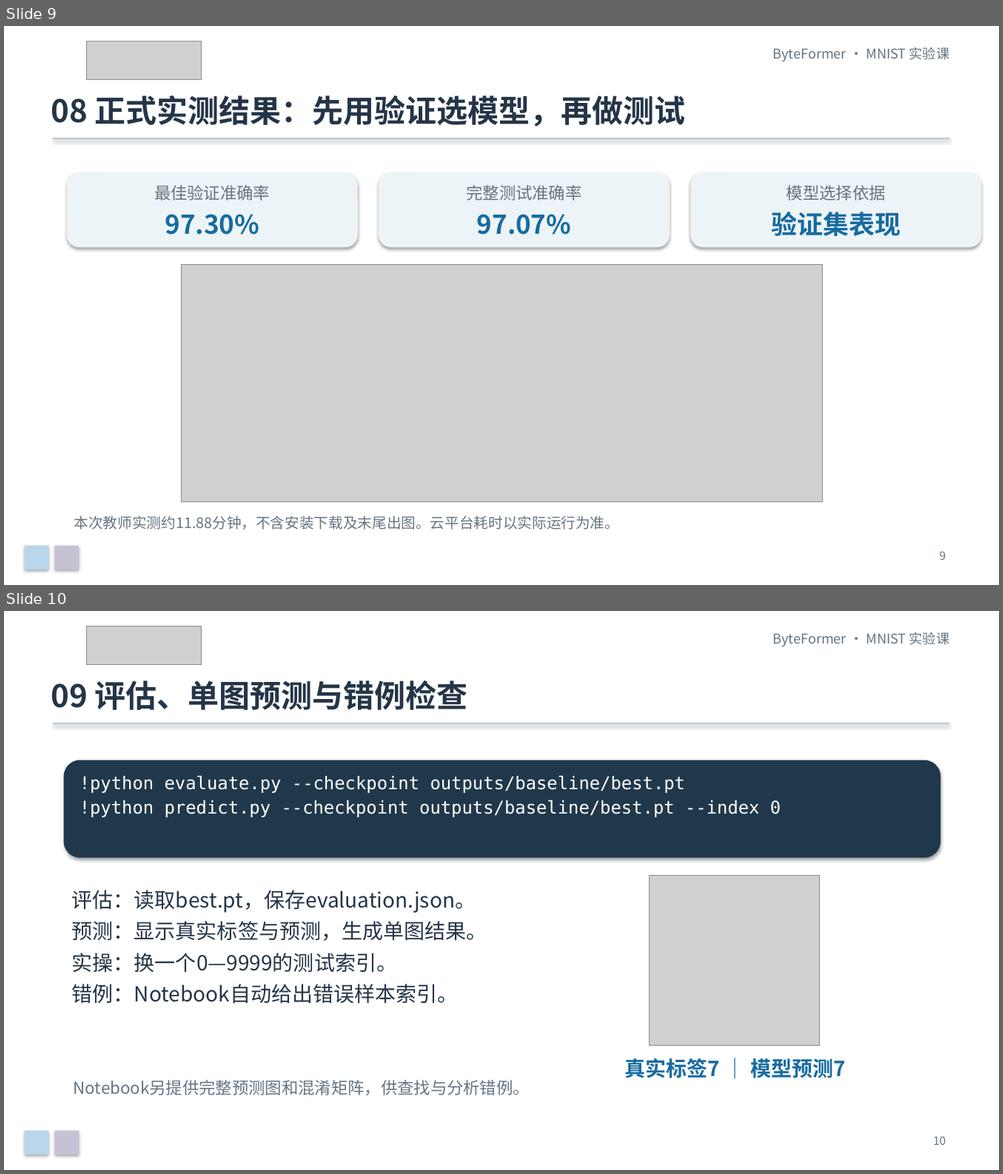
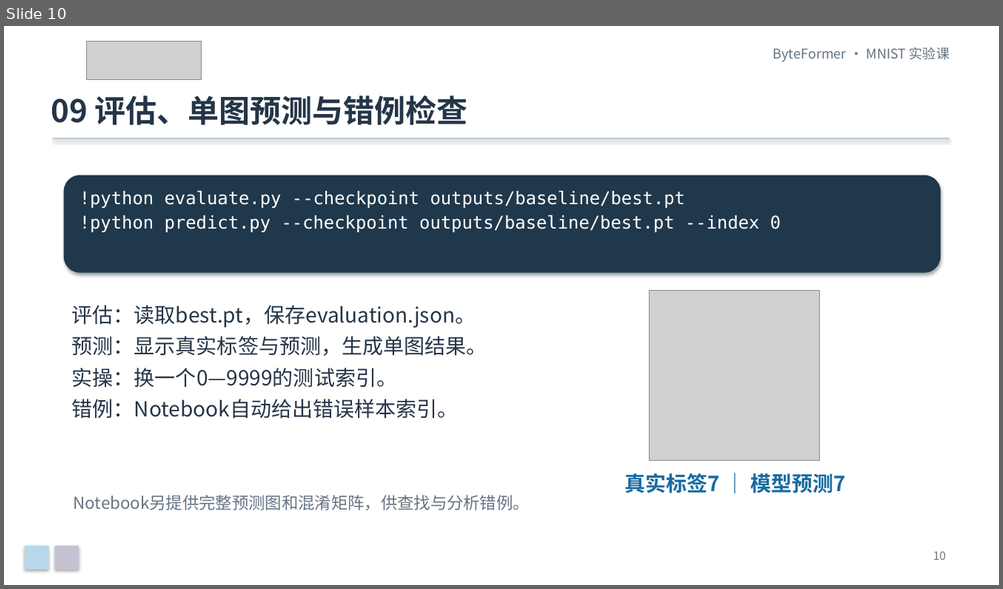
Before and after one commit to Franklin-L/byteformer-mnist-course, a slide deck: docs/ByteFormer_MNIST_零基础实验课.pptx. Shown one above the other, each under a label of ours: slides 9 and 10 before the commit, slide 10 after it. The pictures are 1003x1174 and 1003x589 pixels, drawn with LibreOffice and Linux fonts; fonts in the diff are those of the drawing; grey boxes stand for pictures. Boxes give left, top, right and bottom in pixels: in the first picture for what was removed or moved away, otherwise in the second. Text is boxed around its words. In the diff, an @@ line names an element or a change of style, - is before the commit and + after.

```diff
--- a/docs/ByteFormer_MNIST_零基础实验课.pptx
+++ b/docs/ByteFormer_MNIST_零基础实验课.pptx
@@ slide 9 removed at [4,26,999,585], background #FFFFFF @@
@@ picture removed at [87,41,202,80] @@
@@ text removed at [773,47,950,62] @@
-ByteFormer · MNIST 实验课
@@ text removed at [51,96,686,127] @@
-08 正式实测结果：先用验证选模型，再做测试
@@ rectangle removed at [53,138,949,139] @@
@@ rounded rectangle removed at [67,173,358,247] @@
@@ rounded rectangle removed at [378,173,669,247] @@
@@ rounded rectangle removed at [691,173,982,247] @@
@@ text removed at [154,185,270,201] @@
-最佳验证准确率
@@ text removed at [466,185,581,201] @@
-完整测试准确率
@@ text removed at [786,185,885,201] @@
-模型选择依据
@@ text removed at [165,214,259,235] @@
-97.30%
@@ text removed at [477,214,572,235] @@
-97.07%
@@ text removed at [771,212,901,236] @@
-验证集表现
@@ picture removed at [181,265,822,502] @@
@@ text removed at [74,516,619,530] @@
-本次教师实测约11.88分钟，不含安装下载及末尾出图。云平台耗时以实际运行为准。
@@ rectangle removed at [25,546,48,570] @@
@@ rectangle removed at [55,546,79,570] @@
@@ text removed at [939,551,946,560] @@
-9
```
Also in this commit, not shown: 5 slides changed, 2 slides added, 5 other files.
